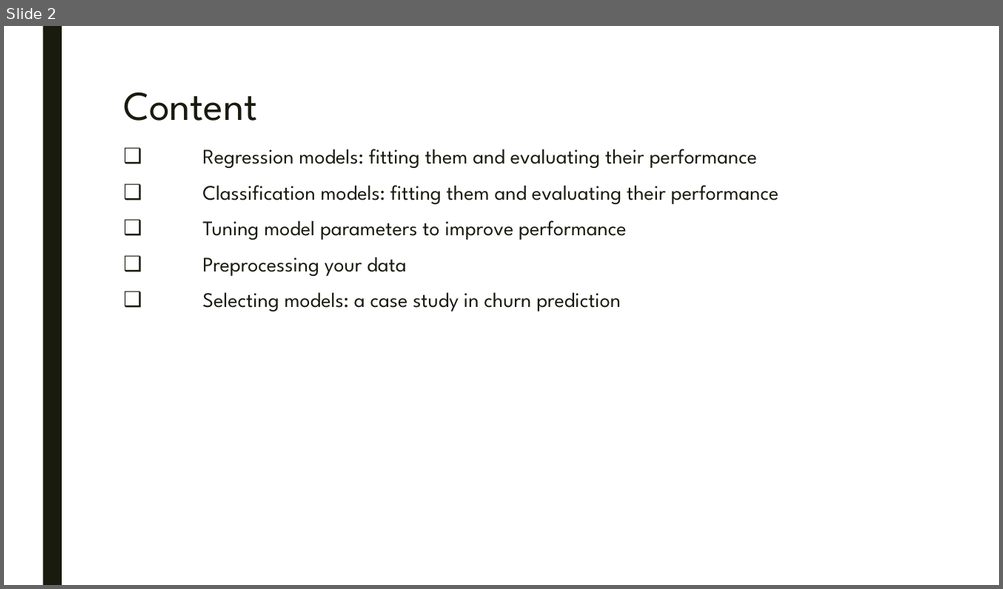
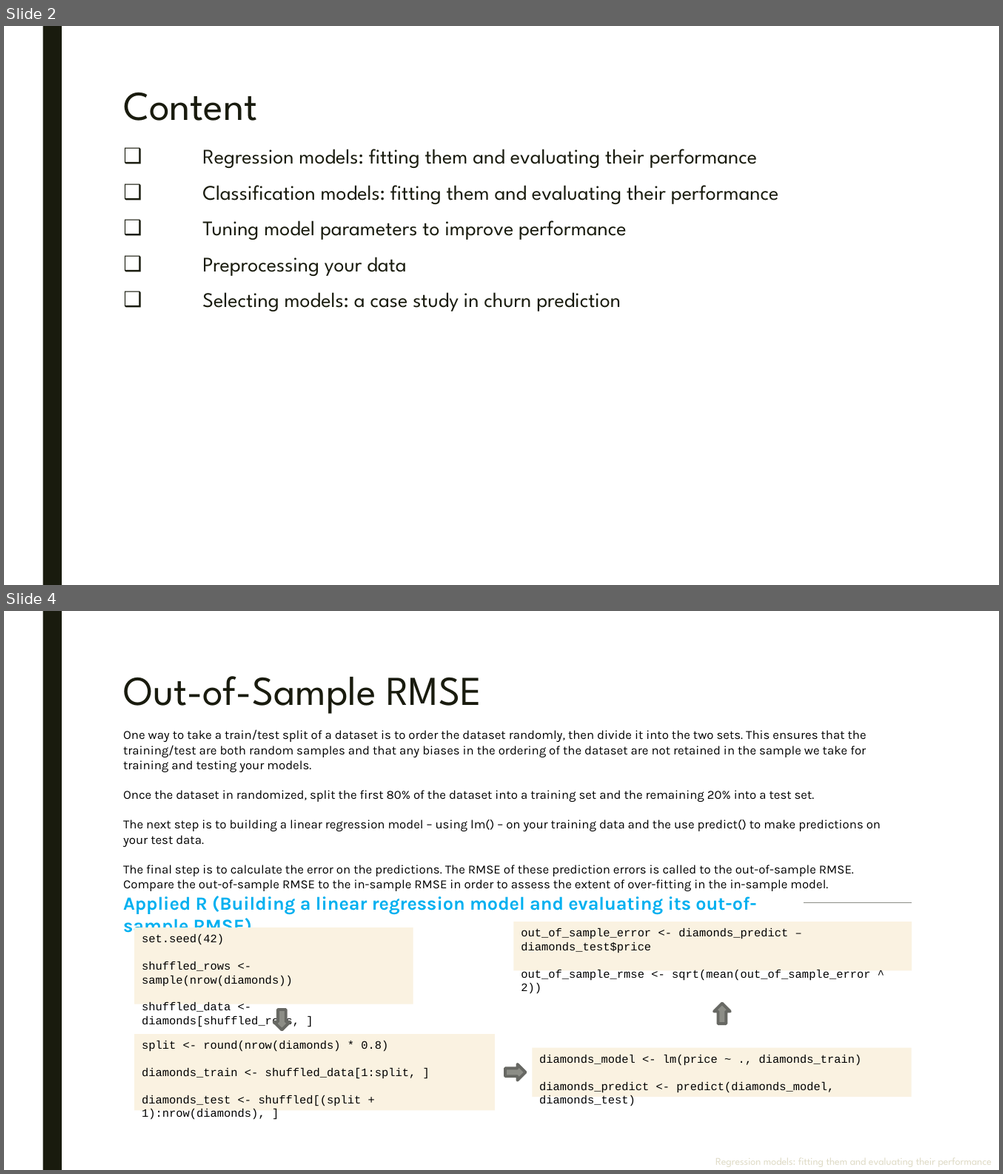
Before and after one commit to parcap/business-education, a slide deck: Machine-Learning-Toolbox/Machine Learning Toolbox.pptx. Shown one above the other, each under a label of ours: slide 2 before the commit, slides 2 and 4 after it; the slides between them are not shown. The pictures are 1003x589 and 1003x1174 pixels, drawn with LibreOffice and Linux fonts; fonts in the diff are those of the drawing. Boxes give left, top, right and bottom in pixels: in the first picture for what was removed or moved away, otherwise in the second. Text is boxed around its words. In the diff, an @@ line names an element or a change of style, - is before the commit and + after.

```diff
--- a/Machine-Learning-Toolbox/Machine Learning Toolbox.pptx
+++ b/Machine-Learning-Toolbox/Machine Learning Toolbox.pptx
@@ slide 4 added at bbox=[4, 611, 999, 1170], background #FFFFFF; not listed: 1 template element that a slide beside it also shows @@
@@ title added at bbox=[123, 676, 481, 714], 39.6 pt, text #191B0E @@
+Out-of-Sample RMSE
@@ text added at bbox=[123, 729, 880, 891], 12 pt, text #000000 @@
+One way to take a train/test split of a dataset is to order the dataset randomly, then divide it into the two sets. This ensures that the training/test are both random samples and that any biases in the ordering of the dataset are not retained in the sample we take for training and testing your models.
+Once the dataset in randomized, split the first 80% of the dataset into a training set and the remaining 20% into a test set.
+The next step is to building a linear regression model – using lm() – on your training data and the use predict() to make predictions on your test data.
+The final step is to calculate the error on the predictions. The RMSE of these prediction errors is called to the out-of-sample RMSE. Compare the out-of-sample RMSE to the in-sample RMSE in order to assess the extent of over-fitting in the in-sample model.
@@ text added at bbox=[123, 896, 756, 937], 18 pt, text #00B0F0, bold @@
+Applied R (Building a linear regression model and evaluating its out-of-sample RMSE)
@@ line added from (803, 903) to (911, 903), #8C8D86 0.5 pt @@
@@ rectangle added at bbox=[134, 928, 414, 1005], fill #FAF2E1, 11 pt, text #000000 @@
+set.seed(42)
+shuffled_rows <- sample(nrow(diamonds))
+shuffled_data <- diamonds[shuffled_rows, ]
@@ rectangle added at bbox=[514, 922, 911, 971], fill #FAF2E1, 11 pt, text #000000 @@
+out_of_sample_error <- diamonds_predict – diamonds_test$price
+out_of_sample_rmse <- sqrt(mean(out_of_sample_error ^ 2))
@@ down arrow added at bbox=[274, 1010, 290, 1031], fill #8C8D86, outline #686863 2.75 pt @@
@@ down arrow added at bbox=[714, 1003, 730, 1024], fill #8C8D86, outline #686863 2.75 pt @@
@@ rectangle added at bbox=[134, 1035, 495, 1112], fill #FAF2E1, 11 pt, text #000000 @@
+split <- round(nrow(diamonds) * 0.8)
+diamonds_train <- shuffled_data[1:split, ]
+diamonds_test <- shuffled[(split + 1):nrow(diamonds), ]
@@ rectangle added at bbox=[532, 1048, 911, 1097], fill #FAF2E1, 11 pt, text #000000 @@
+diamonds_model <- lm(price ~ ., diamonds_train)
+diamonds_predict <- predict(diamonds_model, diamonds_test)
@@ down arrow added at bbox=[505, 1065, 525, 1081], fill #8C8D86, outline #686863 2.75 pt @@
@@ text added at bbox=[715, 1158, 991, 1167], 10 pt, text #DEDAC5 @@
+Regression models: fitting them and evaluating their performance
```
Also in this commit, not shown: 1 slide changed, 4 slides removed, 4 other files.
